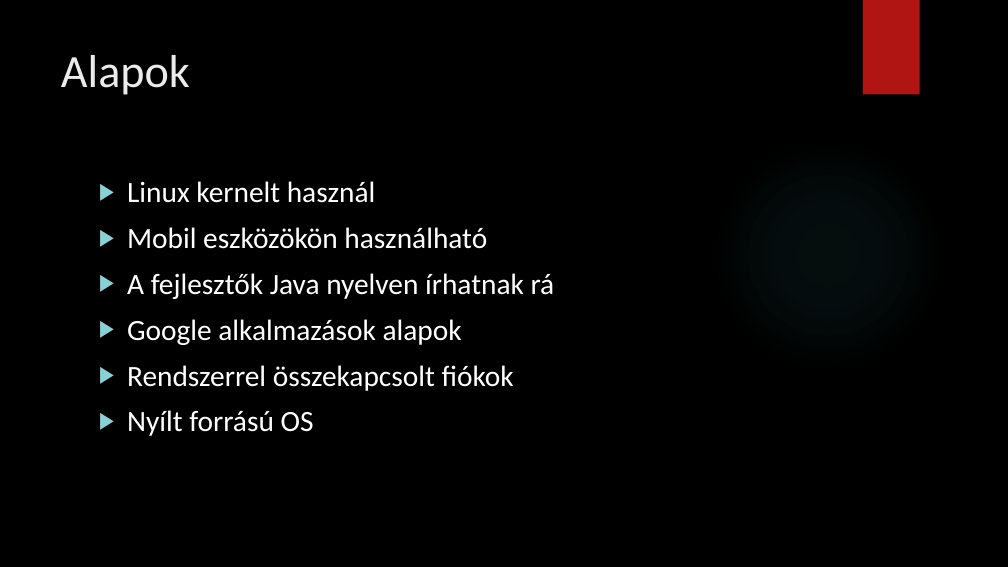
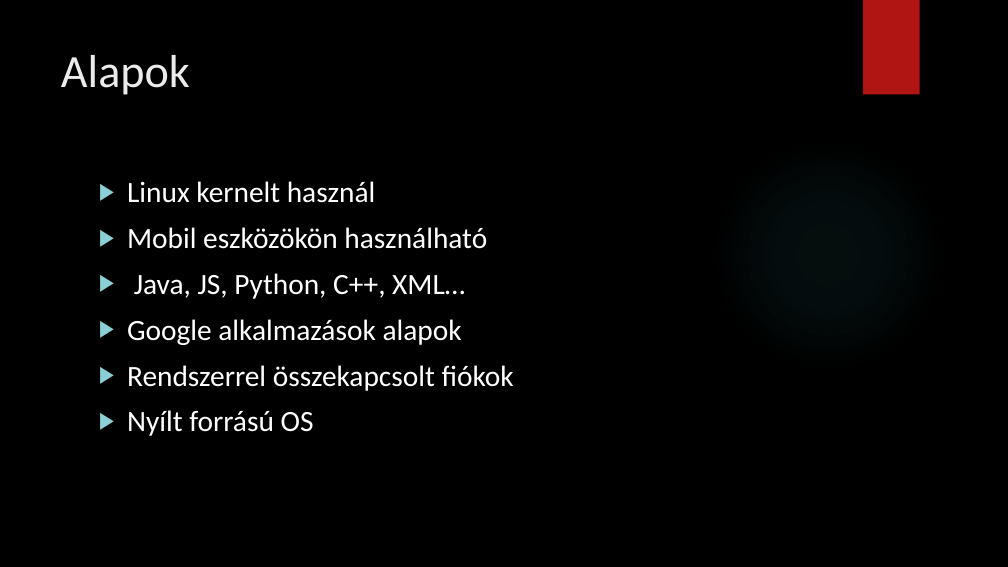
Before and after one commit to Csongoranevem/Csongor-rep-, a slide deck: slide 2 of Az Android.pptx. Drawn at 1008x567 pixels with LibreOffice and Linux fonts; fonts in the diff are those of the drawing; background and template pictures are left out. Boxes give left, top, right and bottom in pixels: in the first picture for what was removed or moved away, otherwise in the second. Text is boxed around its words. In the diff, an @@ line names an element or a change of style, - is before the commit and + after.

Commit message:
Kész PPT

```diff
--- a/Az Android.pptx
+++ b/Az Android.pptx
@@ text at bbox=[134, 273, 465, 299]: text changed @@
-▶ A fejlesztők Java nyelven írhatnak rá
+▶ Java, JS, Python, C++, XML…
```
